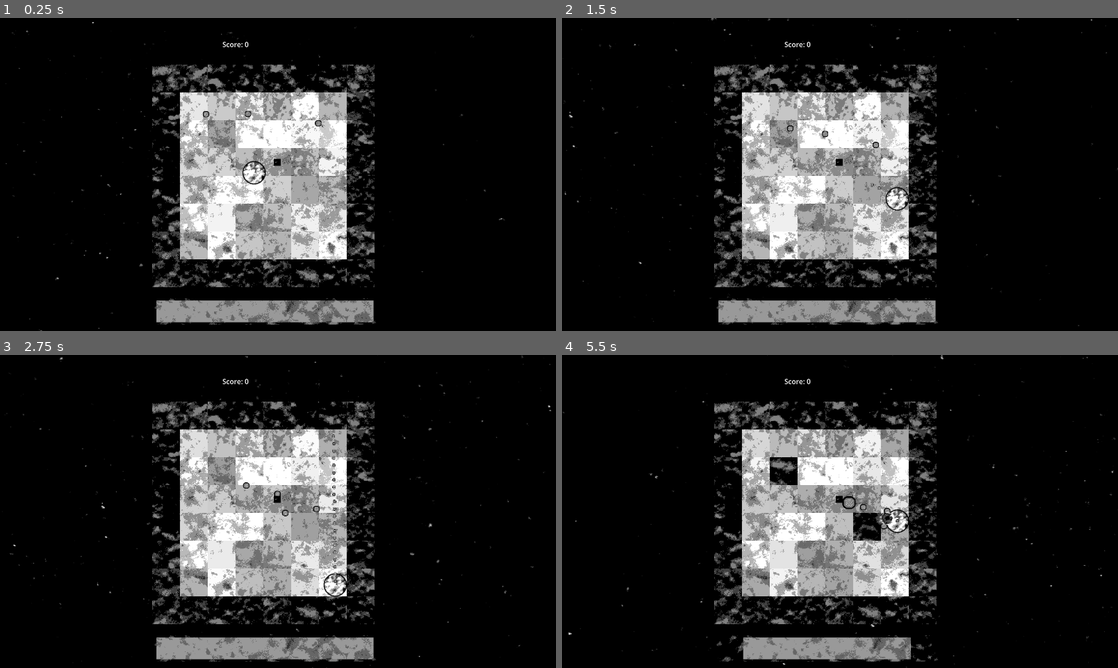
Above: before the commit, frames 1-4 (two rows, left to right).
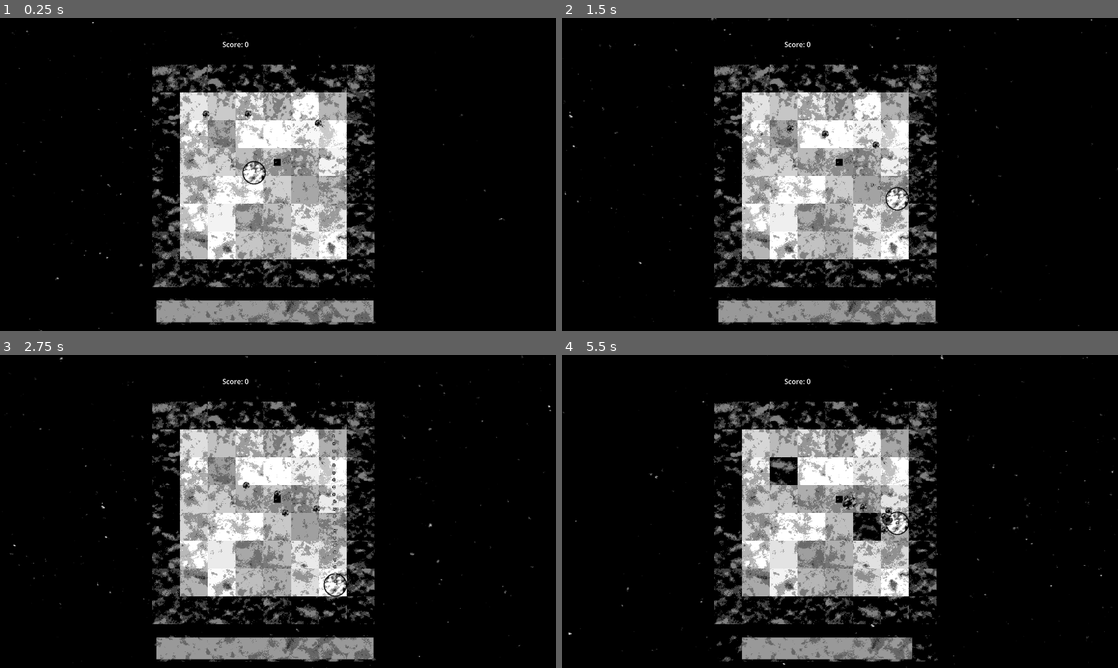
Above: after the commit, the same moments.

Repository: Indivicivet/ludumdare54
Game: Godot game, scene res://ludumdare54.tscn
Same seed, same stepped clock (60 frames per second), same inputs: the game is played once before the commit and once after it.
Inputs (mouse positions are in pixels of both pictures, inside the frame that each line leads up to):
- Up to frame 1 (0.25 s): no input
- Up to frame 2 (1.5 s): move the mouse to (962, 158) at 0.52 s; press the mouse at (962, 158) at 0.53 s; hold Right (right) 0.53-1.28 s; move the mouse to (728, 190) at 1.27 s; release the mouse at (728, 190) at 1.28 s; hold Down (down) from 1.28 s (still down); click (728, 190) at 1.35 s
- Up to frame 3 (2.75 s): move the mouse to (333, 442) at 2.02 s; release Down (down) at 2.03 s; press the mouse at (333, 442) at 2.03 s; hold Right (right) from 2.03 s (still down)
- Up to frame 4 (5.5 s): move the mouse to (812, 574) at 2.77 s; release Right (right) at 2.78 s; release the mouse at (812, 574) at 2.78 s; hold Up (up) 2.78-3.53 s; click (812, 574) at 2.85 s; move the mouse to (1006, 558) at 3.52 s; press the mouse at (1006, 558) at 3.53 s; hold Left (left) 3.53-5.03 s; move the mouse to (673, 464) at 4.27 s; release the mouse at (673, 464) at 4.28 s; click (673, 464) at 4.35 s; move the mouse to (867, 511) at 5.02 s; press the mouse at (867, 511) at 5.03 s; hold Down (down) from 5.03 s (still down)

The runs differ from the first frame. In frame 1, less than 0.1% of the frame differs, in the area x 36-58%, y 29-35%; in frame 2, less than 0.1%; in frame 3, less than 0.1%; in frame 4, 0.8%, in the area x 32-63%, y 44-98%.

Commit message:
add new enemy graphic and use for enemies

Diff:
--- a/enemy_type_1.tscn
+++ b/enemy_type_1.tscn
@@ -1,10 +1,10 @@
 [gd_scene load_steps=4 format=3 uid="uid://c4i8t3vyd1rqu"]
 
 [ext_resource type="Script" path="res://scripts/enemy_type2.gd" id="1_p38ov"]
-[ext_resource type="Texture2D" uid="uid://dyql1ycffaje6" path="res://graphics/player0001.png" id="2_7m1hb"]
+[ext_resource type="Texture2D" uid="uid://cogv48465fwes" path="res://graphics/enemy_0001__P2000287.png" id="2_3i2f1"]
 
 [sub_resource type="CircleShape2D" id="CircleShape2D_n466h"]
-radius = 7.07107
+radius = 8.06226
 
 [node name="enemy_type1" type="CharacterBody2D"]
 position = Vector2(746, 245)
@@ -12,8 +12,8 @@
 
 [node name="Sprite2D" type="Sprite2D" parent="."]
 modulate = Color(0.501961, 0.501961, 0.501961, 1)
-scale = Vector2(0.29, 0.29)
-texture = ExtResource("2_7m1hb")
+scale = Vector2(0.5, 0.5)
+texture = ExtResource("2_3i2f1")
 
 [node name="CollisionShape2D" type="CollisionShape2D" parent="."]
 shape = SubResource("CircleShape2D_n466h")
--- a/enemy_type_2.tscn
+++ b/enemy_type_2.tscn
@@ -1,7 +1,7 @@
 [gd_scene load_steps=4 format=3 uid="uid://c372w8me6831f"]
 
 [ext_resource type="Script" path="res://scripts/enemy_type2.gd" id="1_vvsd1"]
-[ext_resource type="Texture2D" uid="uid://dyql1ycffaje6" path="res://graphics/player0001.png" id="2_jx5k0"]
+[ext_resource type="Texture2D" uid="uid://cogv48465fwes" path="res://graphics/enemy_0001__P2000287.png" id="2_aexeb"]
 
 [sub_resource type="CircleShape2D" id="CircleShape2D_n466h"]
 radius = 16.0312
@@ -12,8 +12,7 @@
 
 [node name="Sprite2D" type="Sprite2D" parent="."]
 modulate = Color(0.501961, 0.501961, 0.501961, 1)
-scale = Vector2(0.6, 0.6)
-texture = ExtResource("2_jx5k0")
+texture = ExtResource("2_aexeb")
 
 [node name="CollisionShape2D" type="CollisionShape2D" parent="."]
 shape = SubResource("CircleShape2D_n466h")
Binary file added: graphics/enemy_0001__P2000287.png
Not shown, added: graphics/enemy_0001__P2000287.png.import
